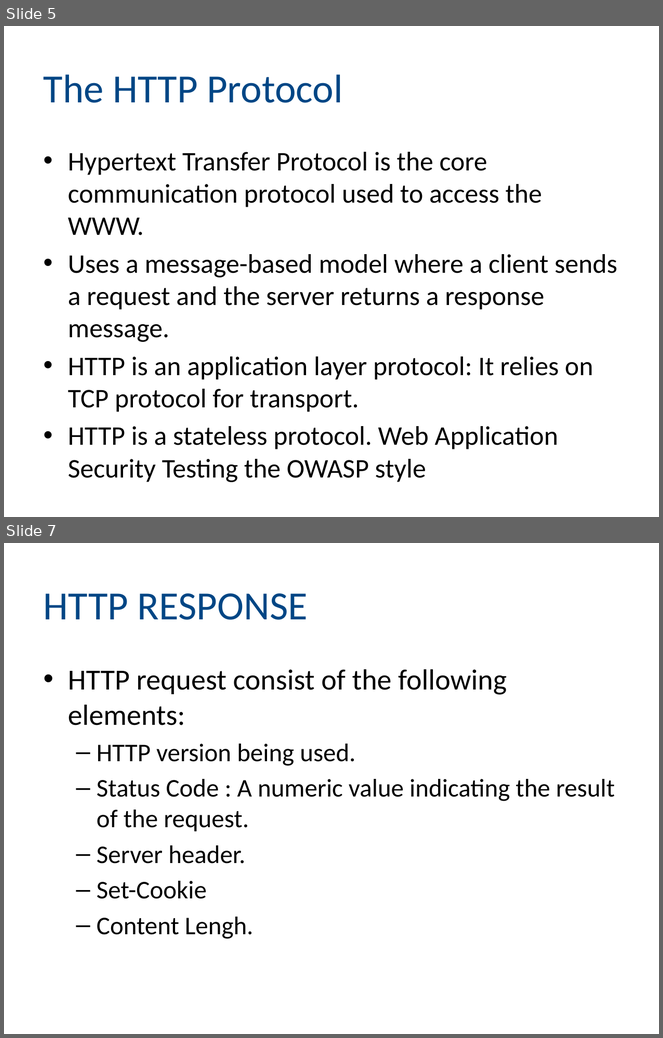
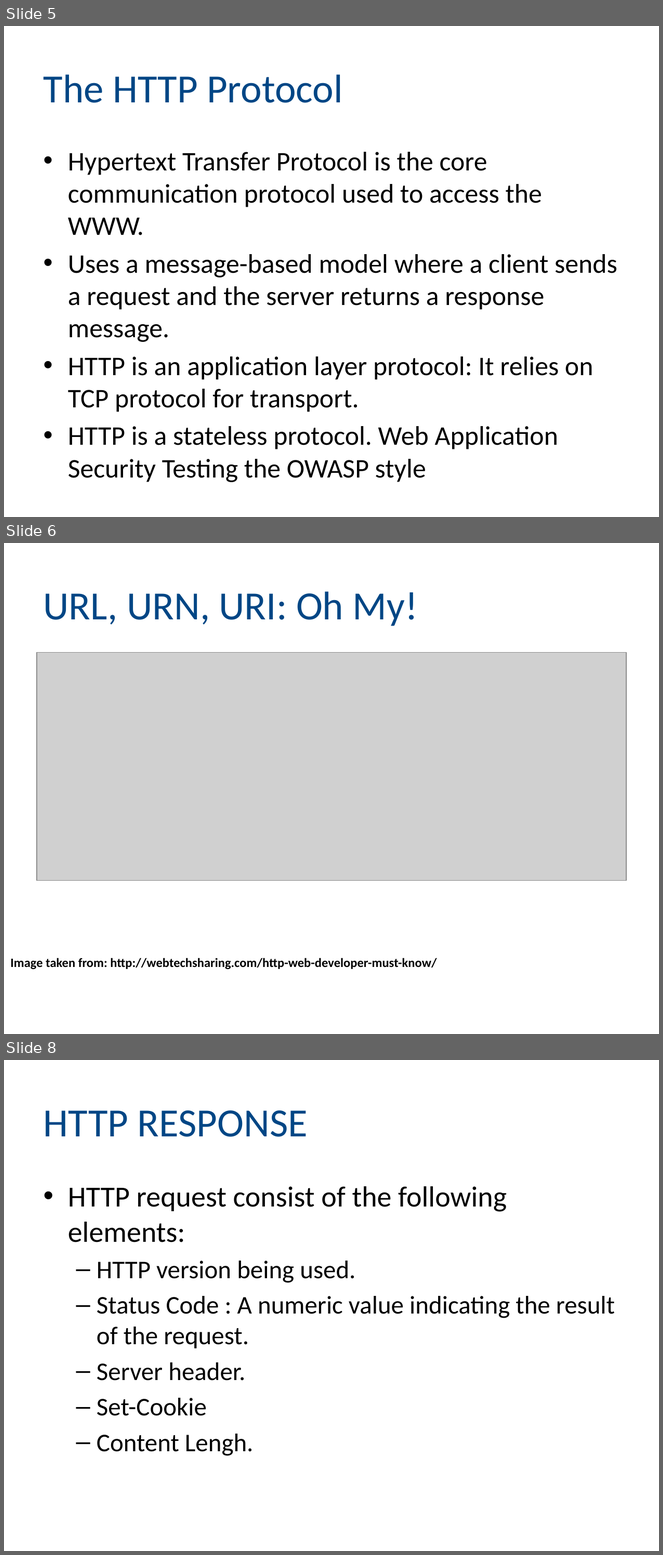
Before and after one commit to michaelhidalgo/7WCSQ, a slide deck: Presentation/Training.pptx. Shown one above the other, each under a label of ours: slides 5 and 7 before the commit, slides 5, 6 and 8 after it; the slides between them are not shown. The pictures are 663x1038 and 663x1555 pixels, drawn with LibreOffice and Linux fonts; fonts in the diff are those of the drawing; grey boxes stand for pictures; background and template pictures are left out. Boxes give left, top, right and bottom in pixels: in the first picture for what was removed or moved away, otherwise in the second. Text is boxed around its words. In the diff, an @@ line names an element or a change of style, - is before the commit and + after.

```diff
--- a/Presentation/Training.pptx
+++ b/Presentation/Training.pptx
@@ slide 6 added at <box>4,543,659,1034</box>, background picture (left out) @@
@@ title added at <box>44,591,418,626</box>, 44 pt, text #004685 @@
+URL, URN, URI: Oh My!
@@ picture added at <box>37,652,626,881</box> @@
@@ text added at <box>10,958,437,969</box>, 14 pt, text #000000, bold @@
+Image taken from: http://webtechsharing.com/http-web-developer-must-know/
@@ what was slide 7 is now slide 8 @@
```
Also in this commit, not shown: 2 slides changed, 4 other slides added.
